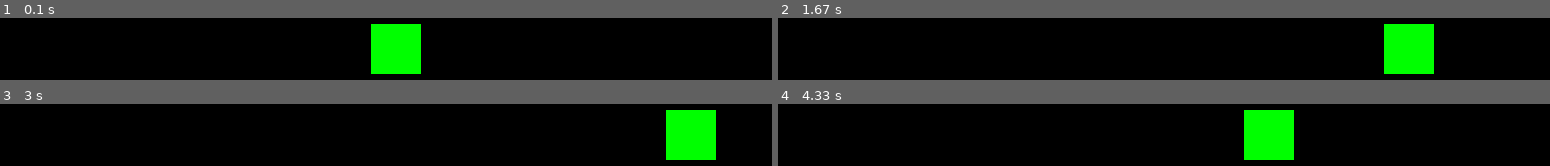
Above: before the commit, frames 1-4 (two rows, left to right).
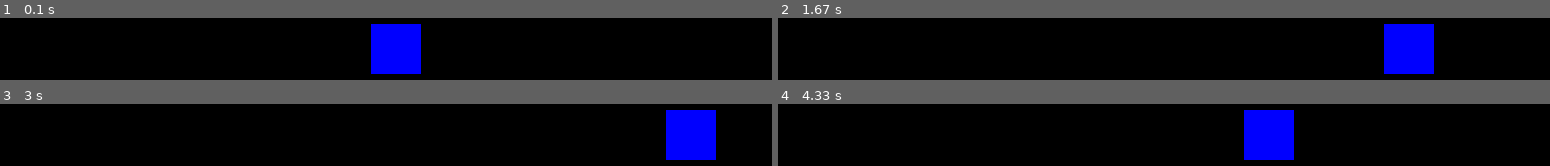
Above: after the commit, the same moments.

Repository: alanbontoft/FirstPygame
Game: pygame game, started from game.py
Two runs of this game, one before a commit and one after it. Both use one fixed random seed, a clock stepped at 60 frames per second and the inputs below.
Inputs:
- Up to frame 1 (0.1 s): no input
- Up to frame 2 (1.67 s): no input
- Up to frame 3 (3 s): no input
- Up to frame 4 (4.33 s): no input

The runs differ from the first frame. In frame 1, 5.2% of the frame differs, in the area x 48-55%, y 9-91%; in frame 2, 5.2%; in frame 3, 5.2%; in frame 4, 5.2%.

Commit message:
comments added

Diff:
--- a/game.py
+++ b/game.py
@@ -1,9 +1,7 @@
+# module imports
 import pygame
 import playerclass
 import gamedefs
-
-
-
 
 # initialise pygame and create window
 pygame.init()
@@ -15,10 +13,11 @@
 
 all_sprites = pygame.sprite.Group()
 
+# create player object and add to sprite group
 player = playerclass.Player()
 all_sprites.add(player)
 
-# game loop
+# main game loop
 running = True
 
 while running:
--- a/playerclass.py
+++ b/playerclass.py
@@ -1,15 +1,12 @@
 import pygame
 import gamedefs
-
-
-
 
 class Player(pygame.sprite.Sprite):
     # sprite for the player
     def __init__(self):
         pygame.sprite.Sprite.__init__(self)
         self.image = pygame.Surface((50,50))
-        self.image.fill(gamedefs.GREEN)
+        self.image.fill(gamedefs.BLUE)
         self.rect = self.image.get_rect()
         self.rect.center = (gamedefs.WIDTH / 2, gamedefs.HEIGHT / 2)
         self.forward = True
